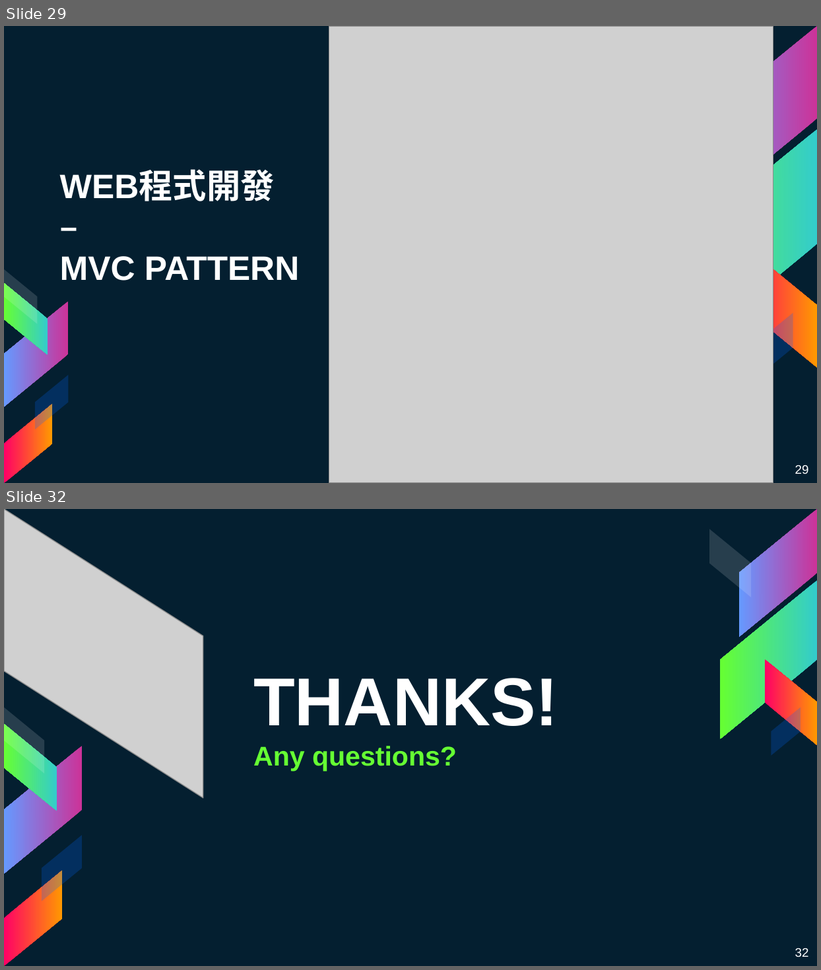
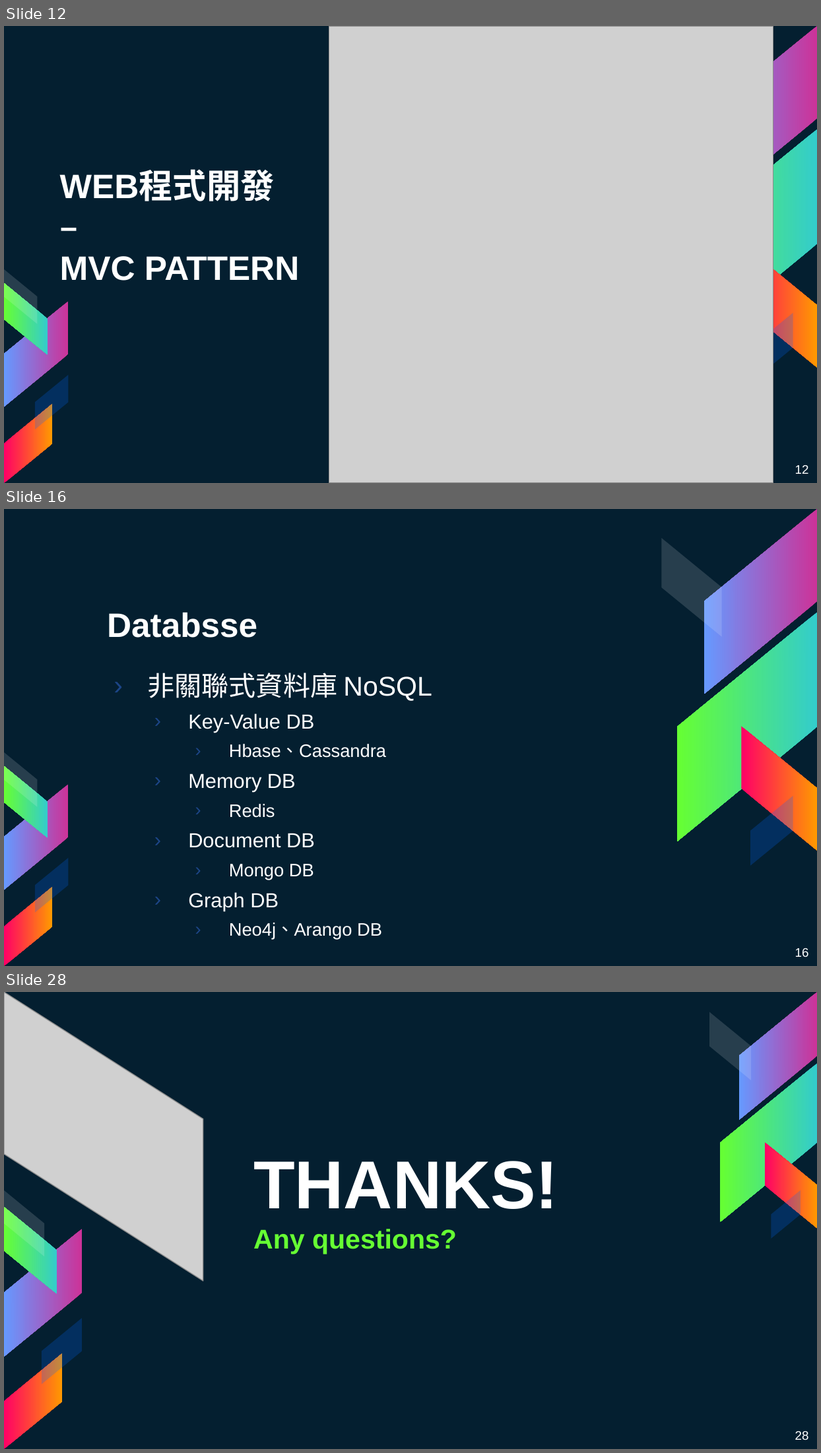
Before and after one commit to mmmaaaxxx77/NodeJS_YuanZe_Workshop, a slide deck: Documents/day2.pptx. Shown one above the other, each under a label of ours: slides 29 and 32 before the commit, slides 12, 16 and 28 after it; the slides between them are not shown. The pictures are 821x970 and 821x1453 pixels, drawn with LibreOffice and Linux fonts; fonts in the diff are those of the drawing; grey boxes stand for pictures. Boxes give left, top, right and bottom in pixels: in the first picture for what was removed or moved away, otherwise in the second. Text is boxed around its words. In the diff, an @@ line names an element or a change of style, - is before the commit and + after.

```diff
--- a/Documents/day2.pptx
+++ b/Documents/day2.pptx
@@ slide 16 added at [4,509,817,966], background #041F30; not listed: 9 template elements that a slide beside it also shows @@
@@ parallelogram added at [661,538,721,636], fill #FFFFFF at 14% opacity @@
@@ title added at [107,612,257,638], 30 pt, text #FFFFFF, bold @@
+Databsse
@@ text added at [148,673,432,940], 16 pt, text #FFFFFF @@
+› 非關聯式資料庫 NoSQL
+  › Key-Value DB
+    › Hbase、Cassandra
+  › Memory DB
+    › Redis
+  › Document DB
+    › Mongo DB
+  › Graph DB
+    › Neo4j、Arango DB
@@ page number added at [795,949,809,958], 11 pt, text #FFFFFF @@
+16
@@ what was slide 29 is now slide 12 @@
@@ page number at [795,466,809,474]: text changed @@
-29
+12
@@ what was slide 32 is now slide 28 @@
@@ page number at [795,1432,809,1440]: text changed @@
-32
+28
```
Also in this commit, not shown: 11 slides changed, 11 other slides added, 16 slides removed, 31 other files.
